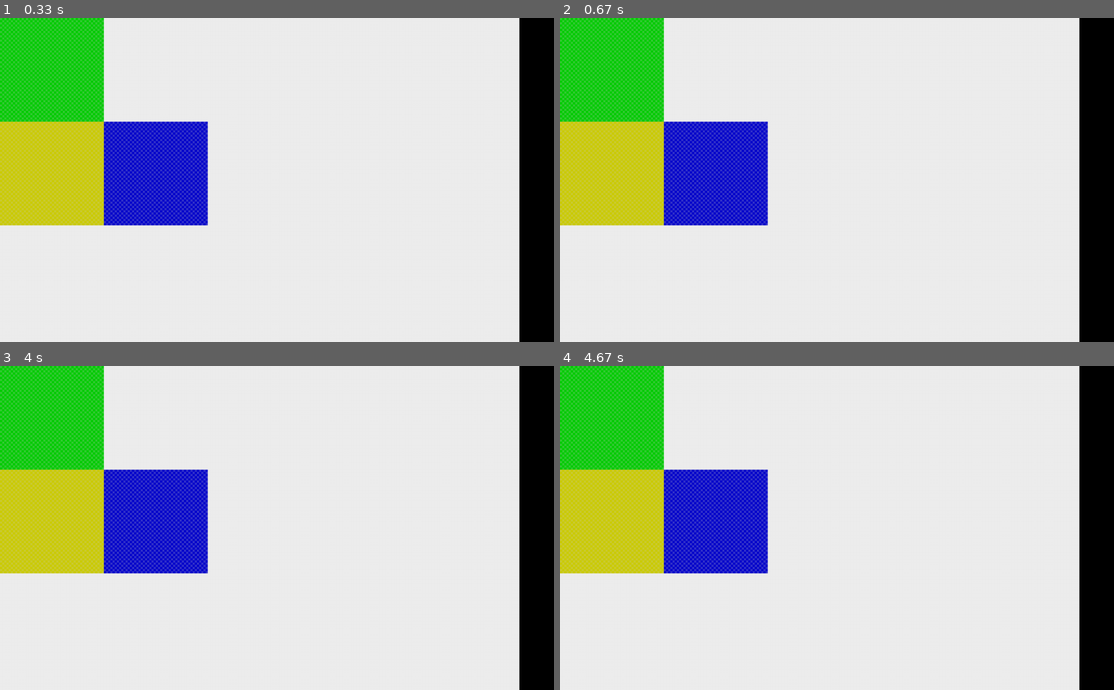
Above: before the commit, frames 1-4 (two rows, left to right).
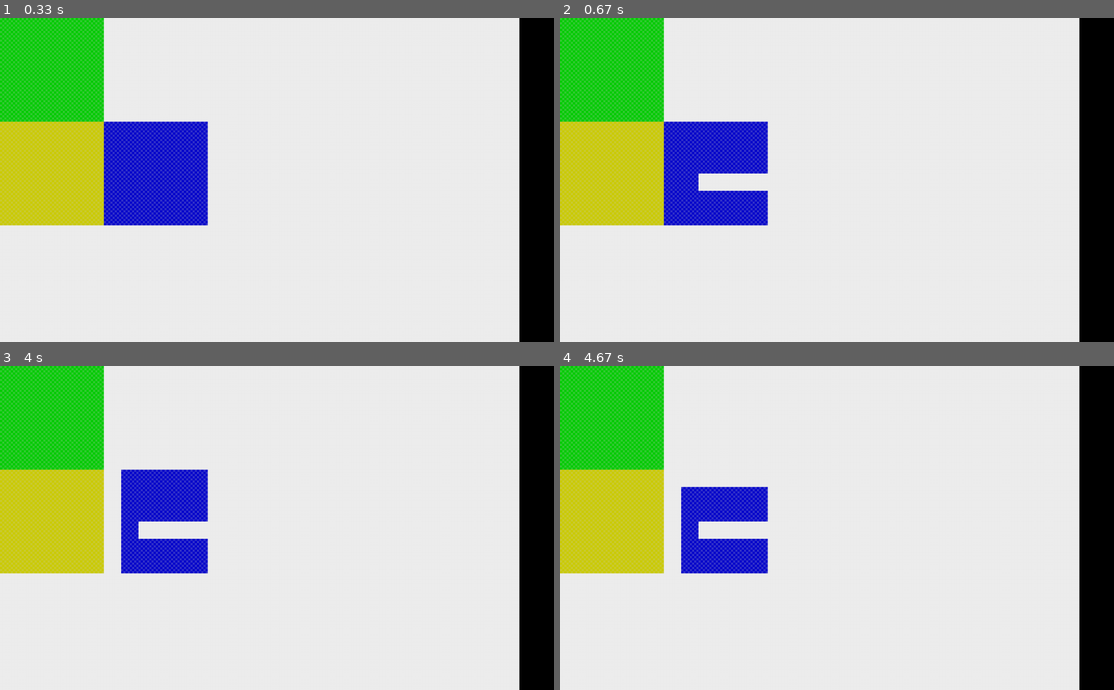
Above: after the commit, the same moments.

Repository: lugkhast/BaliwanPH
Game: pygame game, started from baliwan.py
The game is run twice, just before and just after one commit, with the same random seed, the same clock (stepped at 60 frames per second) and the same inputs. The source is Python 2; it was converted automatically to run under Python 3.
Inputs (mouse positions are in pixels of both pictures, inside the frame that each line leads up to):
- Up to frame 1 (0.33 s): no input
- Up to frame 2 (0.67 s): press the mouse at (704, 183) at 0.37 s; move the mouse to (798, 215) at 0.47 s; release the mouse at (892, 251) at 0.6 s
- Up to frame 3 (4 s): click (105, 602) at 0.72 s; press the mouse at (105, 602) at 3.6 s; move the mouse to (127, 537) at 3.7 s; release the mouse at (155, 469) at 3.83 s
- Up to frame 4 (4.67 s): click (953, 485) at 4.45 s

Frame 1 is identical in both runs. In frame 2, 0.7% of the frame differs, in the area x 25-38%, y 48-54%; in frame 3, 1.7%; in frame 4, 2.6%, in the area x 18-38%, y 31-65%.

Commit message:
Implement back-end logic for road laying

Diff:
--- a/engine/city.py
+++ b/engine/city.py
@@ -16,9 +16,21 @@
 
 class TerrainTile(object):
     zone_type = None
+    road_size = 0
 
     def __init__(self, zone_type=ZoneType.UNZONED):
         self.zone_type = zone_type
+
+    def place_road(self, is_big=False):
+        self.zone_type = ZoneType.UNZONED
+
+        if is_big:
+            self.road_size = 2
+        else:
+            self.road_size = 1
+
+    def has_road(self):
+        return self.road_size > 0
 
 
 class City(object):
@@ -26,6 +38,7 @@
         self.population = population or []
 
         # Generate a size_x by size_y grid of None
+        # This is NOT in row major order, so access it with grid[X][Y]
         self.grid = [
             [TerrainTile() for x in range(0, dimensions.y)] for x in range(0, dimensions.x)
         ]
@@ -53,6 +66,29 @@
                     x += 1
             y += 1
 
+    def lay_road(self, start, end, is_big=False):
+        (start_x, start_y) = start
+        (end_x, end_y) = end
+
+        print('Laying road from', start, 'to', end)
+
+        if start_x == end_x:
+            # Vertical!
+            if start_y > end_y:
+                (start_y, end_y) = (end_y, start_y)
+
+            for i in range(start_y, end_y + 1):
+                self.grid[start_x][i].place_road(is_big=is_big)
+        elif start_y == end_y:
+            # Horizontal!
+            if start_x > end_x:
+                (start_x, end_x) = (end_x, start_x)
+
+            for i in range(start_x, end_x + 1):
+                self.grid[i][start_y].place_road(is_big=is_big)
+        else:
+            print 'Received invalid road parameters!'
+
     def tick(self):
         for person in self.population:
             person.tick()
--- a/renderers/pygame/app.py
+++ b/renderers/pygame/app.py
@@ -53,6 +53,8 @@
         elif event.button is 1:
             self.is_placing_object = False
             self._clear_overlay()
+
+            self.city.lay_road(self.placing_drag_start, self.placing_last_valid_end)
 
     def _mark_tiles(self, start_coords, end_coords):
         if start_coords[0] == end_coords[0]:
@@ -114,6 +116,10 @@
                     road_end_coord = (pos_x, start_y)
                     self._mark_tiles(self.placing_drag_start, road_end_coord)
 
+                # Record the adjusted road end coordinate to end up with valid
+                # road parameters later
+                self.placing_last_valid_end = road_end_coord
+
     def _key_down(self, event):
         if event.key == K_ESCAPE:
             self.is_placing_object = False
